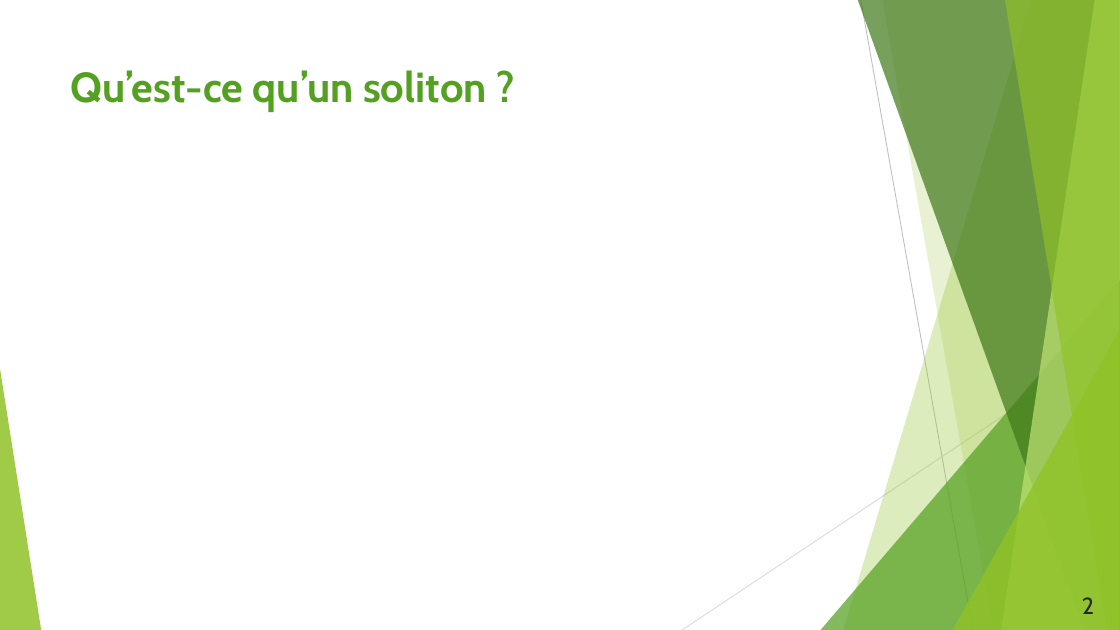
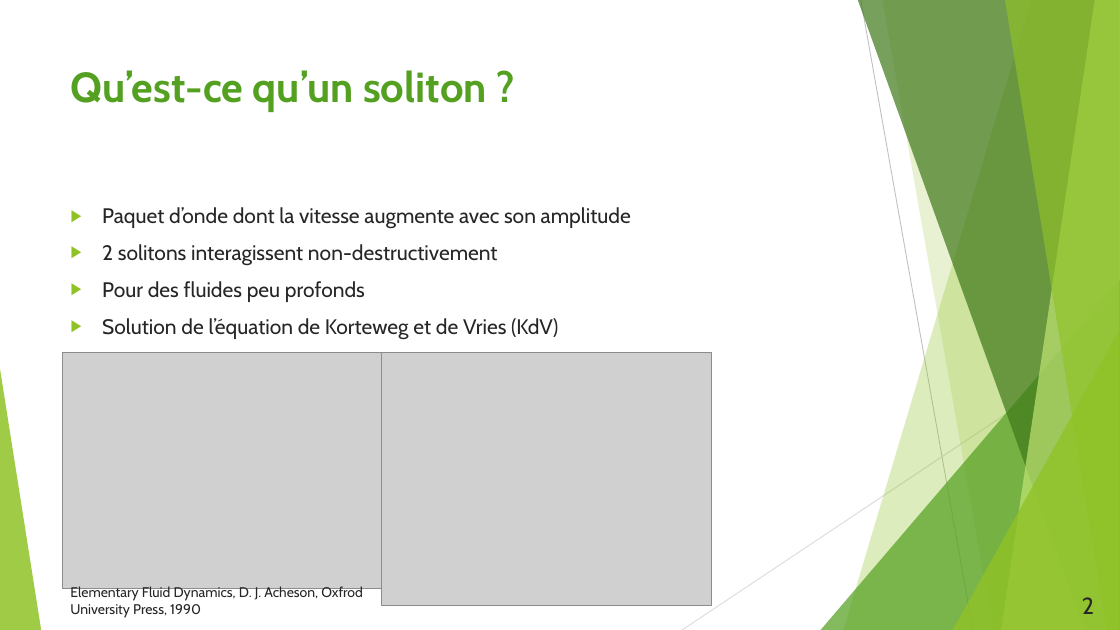
Before and after one commit to duynslaeger/projet_simulation_physique_Swift_Hohenberg, a slide deck: slide 2 of Présentation_LPHYS1303.pptx. Drawn at 1120x630 pixels with LibreOffice and Linux fonts; fonts in the diff are those of the drawing; grey boxes stand for pictures. Boxes give left, top, right and bottom in pixels: in the first picture for what was removed or moved away, otherwise in the second. Text is boxed around its words. In the diff, an @@ line names an element or a change of style, - is before the commit and + after.

```diff
--- a/Présentation_LPHYS1303.pptx
+++ b/Présentation_LPHYS1303.pptx
@@ text added at bbox=[102, 207, 631, 340], 18 pt, text #262626 @@
+▶ Paquet d’onde dont la vitesse augmente avec son amplitude
+▶ 2 solitons interagissent non-destructivement
+▶ Pour des fluides peu profonds
+▶ Solution de l’équation de Korteweg et de Vries (KdV)
@@ picture added at bbox=[62, 353, 381, 589] @@
@@ picture added at bbox=[381, 353, 712, 606] @@
@@ text added at bbox=[70, 586, 363, 618], 12 pt, text #262626 @@
+Elementary Fluid Dynamics, D. J. Acheson, Oxfrod University Press, 1990
```
Also in this commit, not shown: 1 slide added, 1 other file.
